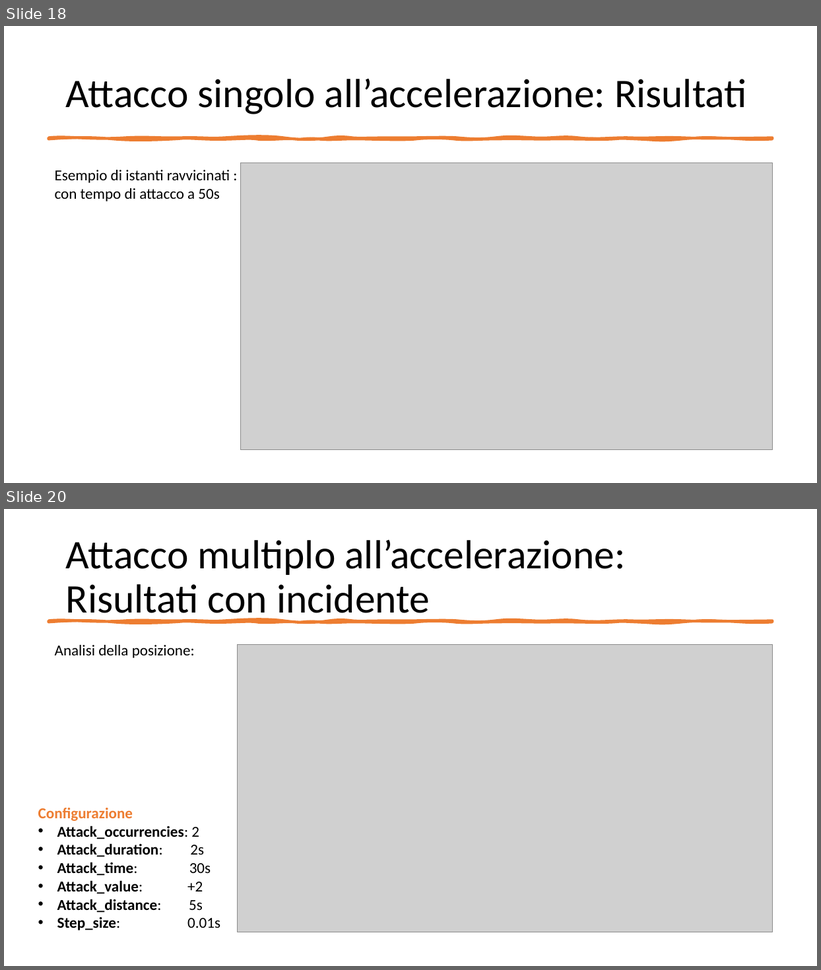
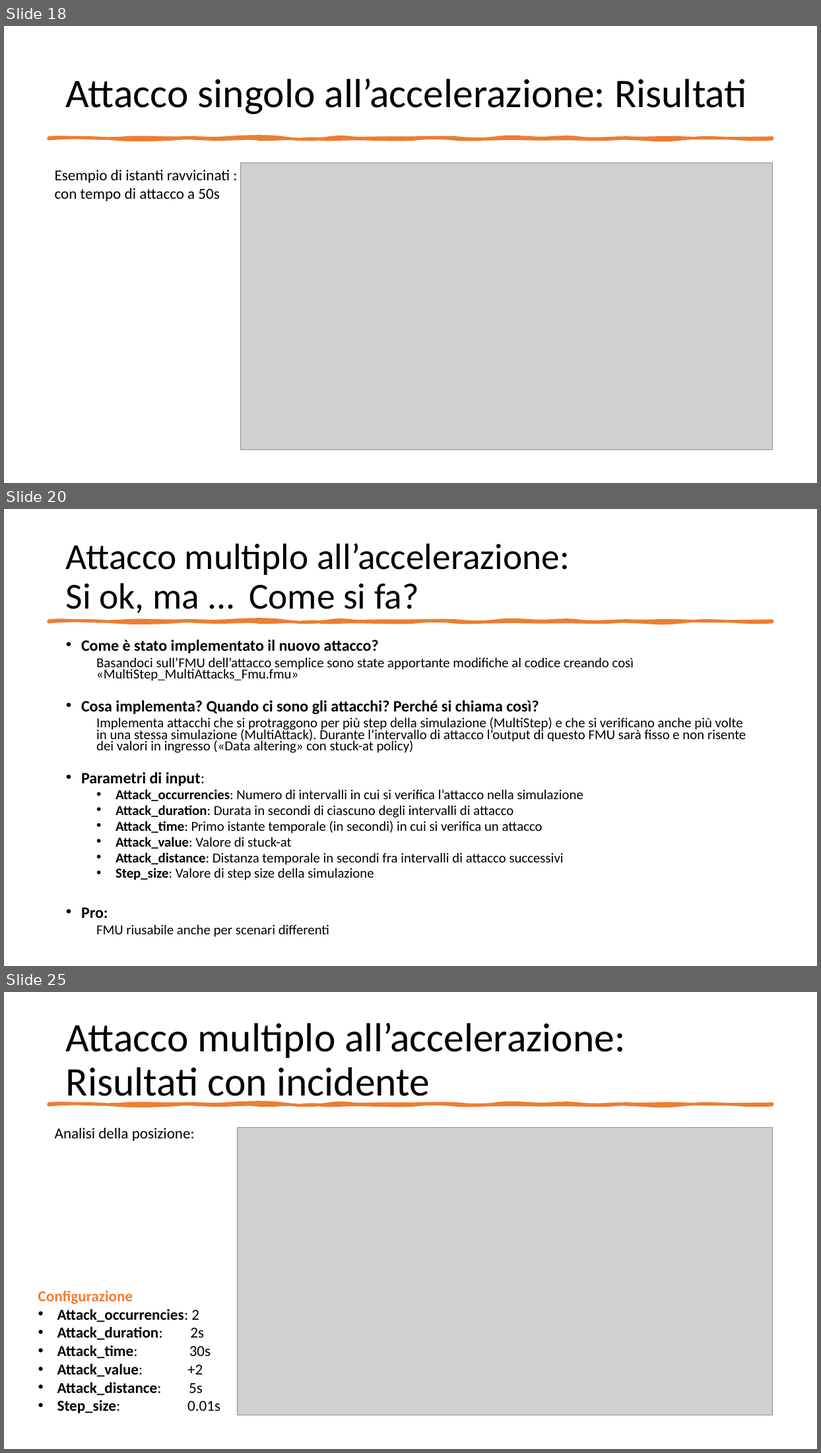
Before and after one commit to gerti98/FormalMethodsProject, a slide deck: Leading Car – Following Car.pptx. Shown one above the other, each under a label of ours: slides 18 and 20 before the commit, slides 18, 20 and 25 after it; the slides between them are not shown. The pictures are 821x970 and 821x1453 pixels, drawn with LibreOffice and Linux fonts; fonts in the diff are those of the drawing; grey boxes stand for pictures. Boxes give left, top, right and bottom in pixels: in the first picture for what was removed or moved away, otherwise in the second. Text is boxed around its words. In the diff, an @@ line names an element or a change of style, - is before the commit and + after.

```diff
--- a/Leading Car – Following Car.pptx
+++ b/Leading Car – Following Car.pptx
@@ slide 20 added at [4,509,817,966], background #FFFFFF @@
@@ title added at [66,543,570,613], 43.2 pt, text #000000 @@
+Attacco multiplo all’accelerazione:
+Si ok, ma ... Come si fa?
@@ freeform shape added at [48,621,773,622], fill #ED7D31, outline #ED7D31 3.25 pt @@
@@ text added at [81,640,746,937], 16.1 pt, text #000000 @@
+• Come è stato implementato il nuovo attacco?
+  Basandoci sull’FMU dell’attacco semplice sono state apportante modifiche al codice creando così «MultiStep_MultiAttacks_Fmu.fmu»
+• Cosa implementa? Quando ci sono gli attacchi? Perché si chiama così?
+  Implementa attacchi che si protraggono per più step della simulazione (MultiStep) e che si verificano anche più volte in una stessa simulazione (MultiAttack). Durante l’intervallo di attacco l’output di questo FMU sarà fisso e non risente dei valori in ingresso («Data altering» con stuck-at policy)
+• Parametri di input:
+  • Attack_occurrencies: Numero di intervalli in cui si verifica l’attacco nella simulazione
+  • Attack_duration: Durata in secondi di ciascuno degli intervalli di attacco
+  • Attack_time: Primo istante temporale (in secondi) in cui si verifica un attacco
+  • Attack_value: Valore di stuck-at
+  • Attack_distance: Distanza temporale in secondi fra intervalli di attacco successivi
+  • Step_size: Valore di step size della simulazione
+• Pro:
+  FMU riusabile anche per scenari differenti
@@ what was slide 20 is now slide 25 @@
```
Also in this commit, not shown: 4 slides changed, 4 other slides added.
